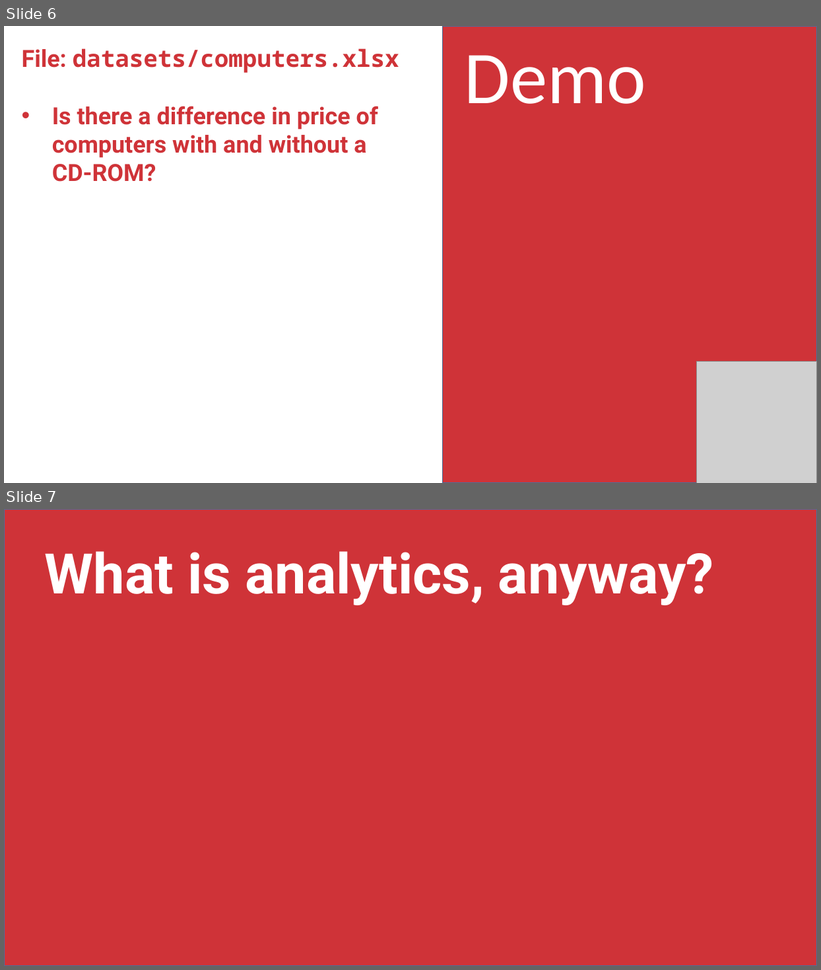
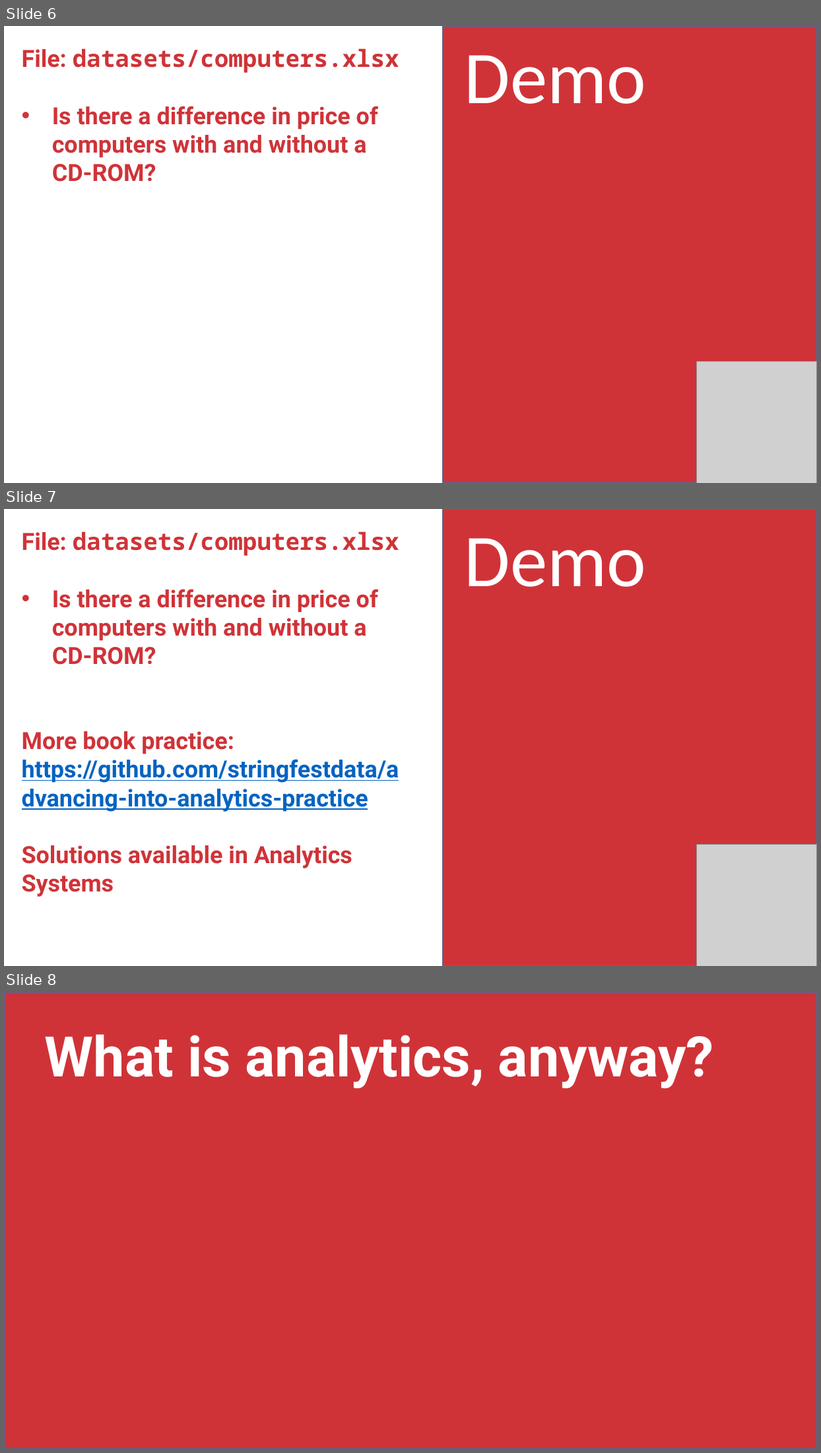
Before and after one commit to stringfestdata/aina-foundations-of-analytics, a slide deck: aina-foundations-of-analytics.pptx. Shown one above the other, each under a label of ours: slides 6 and 7 before the commit, slides 6, 7 and 8 after it. The pictures are 821x970 and 821x1453 pixels, drawn with LibreOffice and Linux fonts; fonts in the diff are those of the drawing; grey boxes stand for pictures. Boxes give left, top, right and bottom in pixels: in the first picture for what was removed or moved away, otherwise in the second. Text is boxed around its words. In the diff, an @@ line names an element or a change of style, - is before the commit and + after.

```diff
--- a/aina-foundations-of-analytics.pptx
+++ b/aina-foundations-of-analytics.pptx
@@ slide 7 added at box(4, 509, 817, 966), background #FFFFFF @@
@@ rectangle added at box(443, 509, 817, 966), fill #CF3338, outline #43739E 1 pt @@
@@ text added at box(22, 531, 399, 897), 28 pt, text #CF3338, bold @@
+File: datasets/computers.xlsx
+• Is there a difference in price of computers with and without a CD-ROM?
+More book practice: https://github.com/stringfestdata/advancing-into-analytics-practice
+Solutions available in Analytics Systems
@@ text added at box(465, 538, 646, 587), 88 pt, text #FFFFFF @@
+Demo
@@ picture added at box(697, 844, 817, 966) @@
@@ what was slide 7 is now slide 8 @@
```
Also in this commit, not shown: 5 slides changed, 18 other files.
